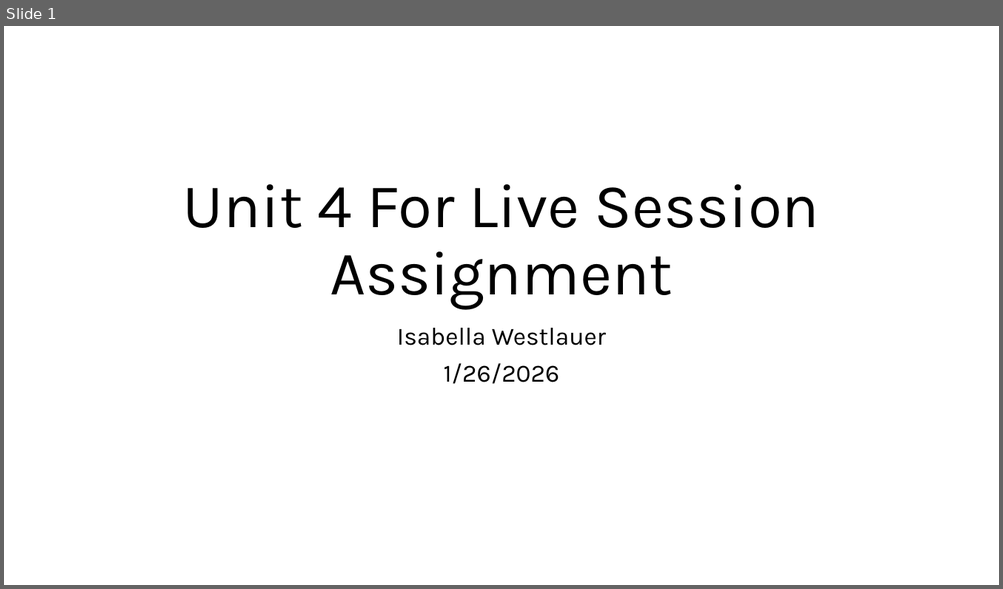
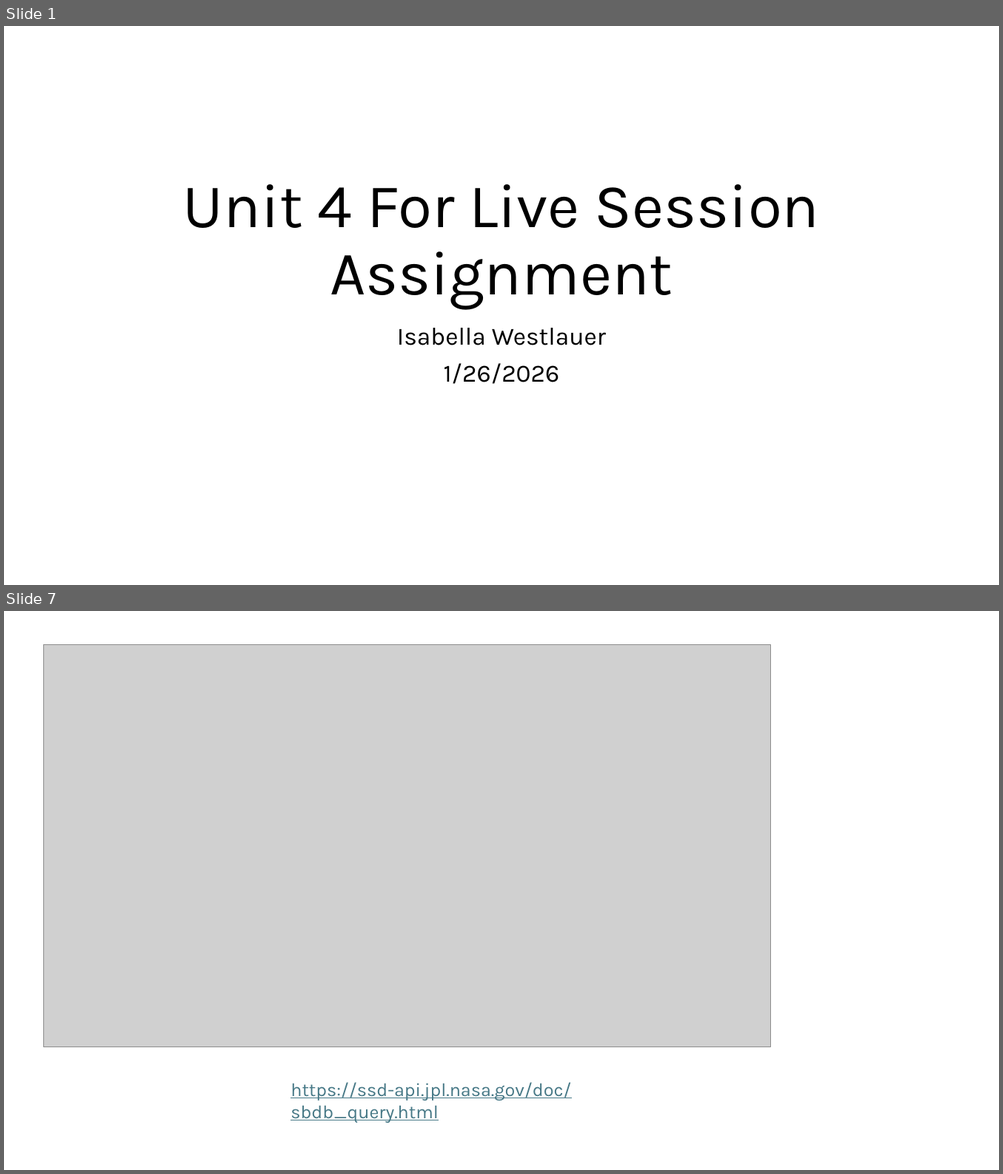
Before and after one commit to Iwestlauer/doing_data_science, a slide deck: Unit 4 Tidyverse/Isabella_Westlauer_FLS_Unit4.pptx. Shown one above the other, each under a label of ours: slide 1 before the commit, slides 1 and 7 after it; the slides between them are not shown. The pictures are 1003x589 and 1003x1174 pixels, drawn with LibreOffice and Linux fonts; fonts in the diff are those of the drawing; grey boxes stand for pictures. Boxes give left, top, right and bottom in pixels: in the first picture for what was removed or moved away, otherwise in the second. Text is boxed around its words. In the diff, an @@ line names an element or a change of style, - is before the commit and + after.

Commit message:
updated NASA API Rmd, and XML Scraping Rmd

```diff
--- a/Unit 4 Tidyverse/Isabella_Westlauer_FLS_Unit4.pptx
+++ b/Unit 4 Tidyverse/Isabella_Westlauer_FLS_Unit4.pptx
@@ slide 7 added at (4, 611, 999, 1170), background #FFFFFF @@
@@ picture added at (43, 644, 770, 1048) @@
@@ text added at (290, 1082, 571, 1123), 18 pt, text #467886, underline @@
+https://ssd-api.jpl.nasa.gov/doc/sbdb_query.html
```
Also in this commit, not shown: 4 slides changed, 9 other slides added, 2 slides removed, 7 other files.
